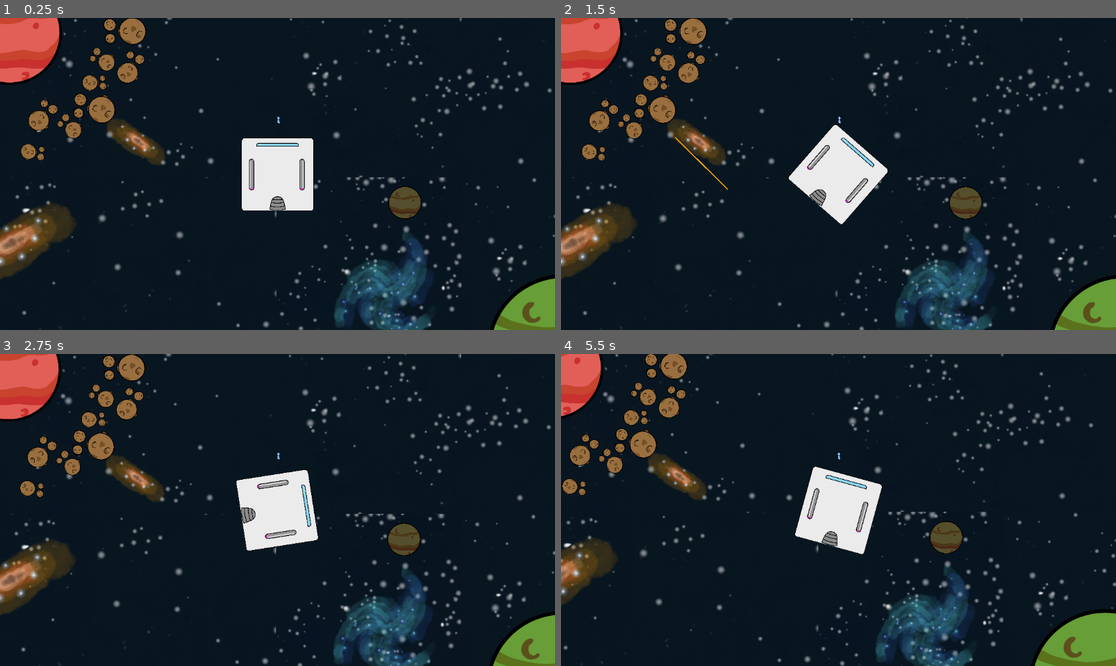
Above: before the commit, frames 1-4 (two rows, left to right).
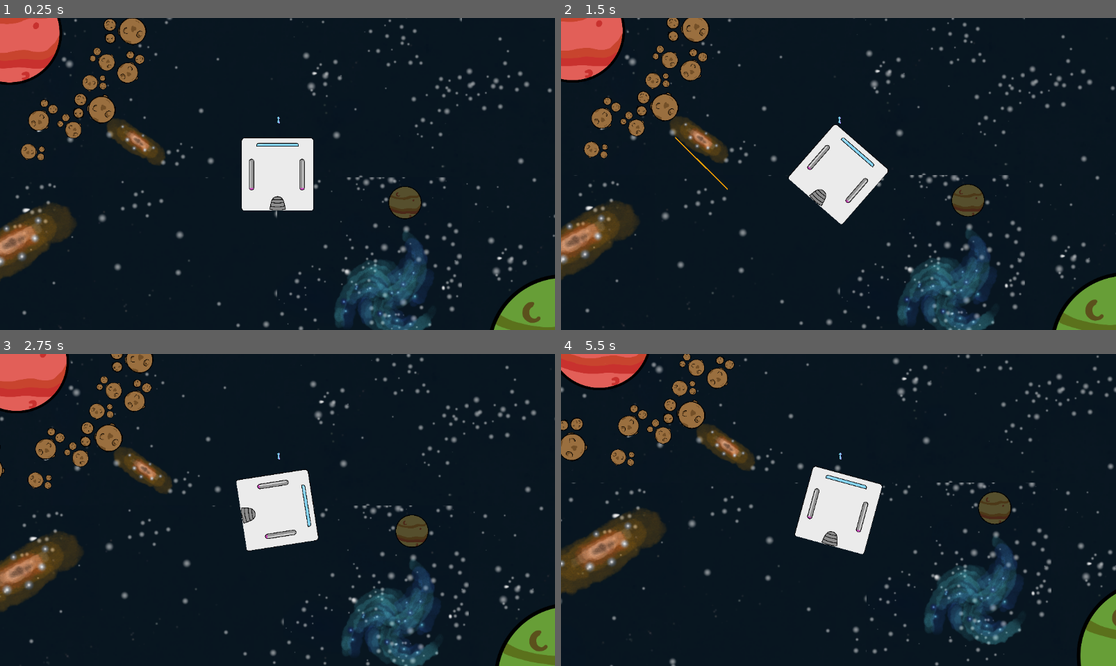
Above: after the commit, the same moments.

Repository: Dolphus2/NordicGameJam2026
Game: Godot game, scene res://scenes/game.tscn
The game is run twice, just before and just after one commit, with the same random seed, the same clock (stepped at 60 frames per second) and the same inputs.
Inputs (mouse positions are in pixels of both pictures, inside the frame that each line leads up to):
- Up to frame 1 (0.25 s): no input
- Up to frame 2 (1.5 s): move the mouse to (960, 158) at 0.52 s; hold E (roll_right) 0.53-1.25 s; click (960, 158) at 0.67 s; drag from (727, 189) to (572, 33) at 1.27 s
- Up to frame 3 (2.75 s): move the mouse to (333, 441) at 2.02 s; hold E (roll_right) from 2.03 s (still down)
- Up to frame 4 (5.5 s): release E (roll_right) at 2.75 s; drag from (810, 572) to (966, 538) at 2.77 s; move the mouse to (1005, 556) at 3.52 s; hold Q (roll_left) 3.53-4.25 s; drag from (672, 463) to (683, 369) at 4.27 s; move the mouse to (866, 510) at 5.02 s; hold Q (roll_left) from 5.03 s (still down); click (866, 510) at 5.17 s

The runs differ from the first frame. In frame 1, 0.1% of the frame differs, in the area x 0-84%, y 0-90%; in frame 2, 7.8%; in frame 3, 14%; in frame 4, 20%, in the area x 0-100%, y 0-100%.

Commit message:
gravity gfix 2

Diff:
--- a/scripts/player.gd
+++ b/scripts/player.gd
@@ -17,9 +17,9 @@
 const PI = 3.141592
 
 # gravitational constant
-const G = 0.000005
+const G = 0.3
 # gravitational power, = 2 if real world
-const ALPHA = 0.5
+const ALPHA = 1.5
 const SPACE_OBJECT_GRAVITY_NAMES = ["black_hole", "white_hole", "planet", "asteroids", "GoalPlanet"]
 
 const seperation_explosion_scene = preload("res://scenes/seperation_particles.tscn")
@@ -215,11 +215,27 @@
 
 #### GRAVITY STUFF START ####
 func get_radius_center(name) -> Array:
-	var space_object : Node2D = get_node(name)
-	var space_object_cs : CollisionShape2D = space_object.get_node("Killzone/CollisionShape2D")
-	var space_object_cs_radius = space_object_cs.shape.radius
-	var space_object_center = space_object.global_position
-	return [space_object_cs_radius, space_object_center]
+	var space_object: Node2D = get_node(name)
+	var cs: CollisionShape2D = space_object.get_node("Killzone/CollisionShape2D")
+
+	if cs == null:
+		push_error("Missing CollisionShape2D on " + str(name))
+		return [0.0, Vector2.ZERO]
+
+	if cs.shape == null:
+		push_error("CollisionShape2D has no shape on " + str(name))
+		return [0.0, cs.global_position]
+
+	if not cs.shape is CircleShape2D:
+		push_error("Shape is not CircleShape2D on " + str(name) + ", got: " + str(cs.shape))
+		return [0.0, cs.global_position]
+
+	var shape: CircleShape2D = cs.shape
+	var scale_factor = max(abs(cs.global_scale.x), abs(cs.global_scale.y))
+	var world_radius = shape.radius * scale_factor
+	var world_center = cs.global_position
+
+	return [world_radius, world_center]
 
 func get_gravity_contrib(rad_cens : Array, player_pos : Vector2, delta: float) -> Vector2:
 	var velocity_contribution : Vector2 = Vector2(0, 0)
@@ -229,7 +245,7 @@
 		var planet_pos = rad_cen[1]
 		# print("pos: ", pos)
 		var diff = player_pos - planet_pos
-		var d = max(1e-3, pow(diff.x * diff.x + diff.y * diff.y, 0.5) - planet_radius)
+		var d = max(1e-1, pow(diff.x * diff.x + diff.y * diff.y, 0.5) - planet_radius)
 		var dir = (planet_pos - player_pos).normalized()
 		velocity_contribution += G * (planet_radius * planet_radius * PI) / (pow(d, ALPHA) + 1e-3) * dir
 
